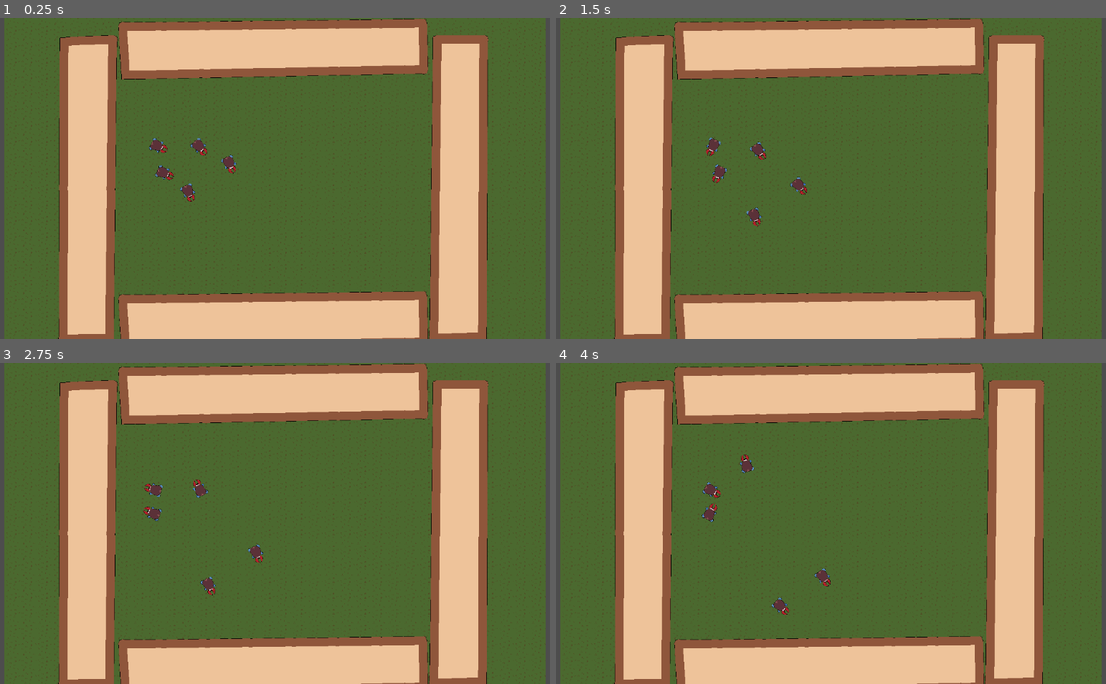
Above: before the commit, frames 1-4 (two rows, left to right).
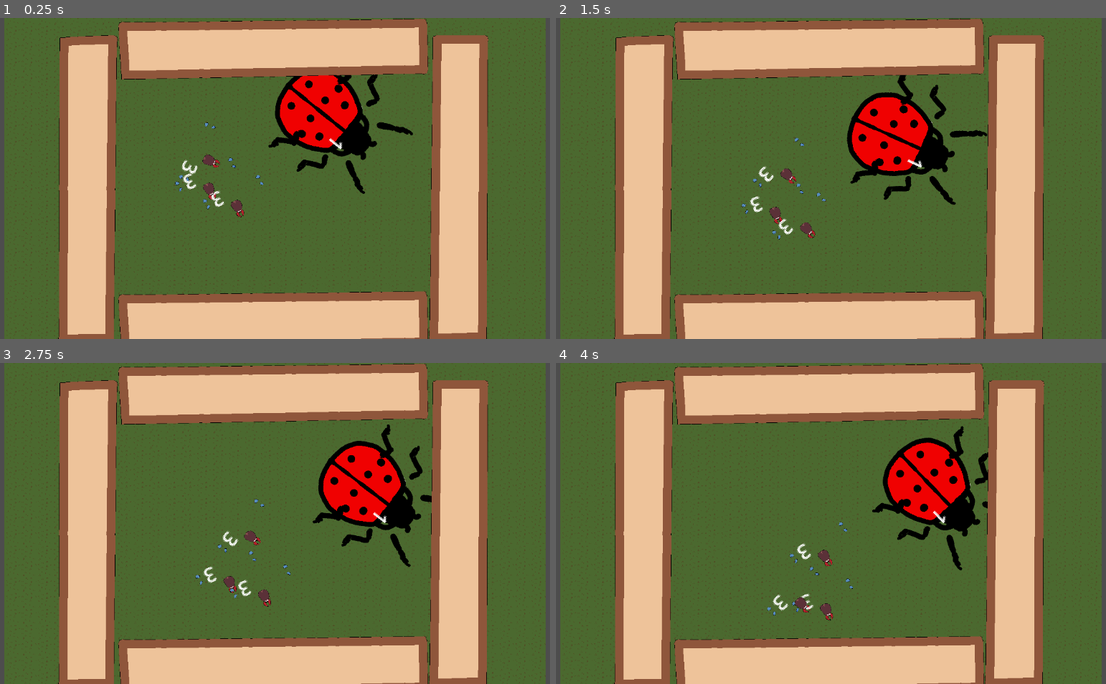
Above: after the commit, the same moments.

Repository: YewChian/BeetleArena
Game: Godot game, scene res://arena.tscn
The game is run twice, just before and just after one commit, with the same random seed, the same clock (stepped at 60 frames per second) and the same inputs. The project has no main scene, so this scene is started directly.
Inputs:
- Up to frame 1 (0.25 s): no input
- Up to frame 2 (1.5 s): no input
- Up to frame 3 (2.75 s): no input
- Up to frame 4 (4 s): no input

The runs differ from the first frame. In frame 1, 5.0% of the frame differs, in the area x 27-76%, y 17-63%; in frame 2, 5.2%, in the area x 27-79%, y 17-70%; in frame 3, 5.1%; in frame 4, 5.1%.

Commit message:
added ladybug and stag

Diff:
--- a/Bodies/Beetle.gd
+++ b/Bodies/Beetle.gd
@@ -1,4 +1,5 @@
 extends CharacterBody2D
+class_name Beetle
 
 enum {
 	Wander,
@@ -12,19 +13,34 @@
 var state
 var turn_rate
 var direction = Vector2(1,1)
+var is_invulnerable = false
 
 
 func _ready():
+	initialise_stats()
 	enter_state(Wander)
+
+
+func initialise_stats():
+	spd = 1
+	str = 1
+	end = 2
+
+	#spd = get_node("LeftLeg").get_children()[0].spd
+	#str = get_node("Mandibles").get_children()[0].str
+	#end = get_node("Carapace").get_children()[0].end
 
 
 # Called every frame. 'delta' is the elapsed time since the previous frame.
 func _physics_process(delta):
+	#for debugging
+	$End.text = str(end)
+	if end <= 0:
+		queue_free()
+	#########
 	match state:
 		Wander:
 			move_and_collide(direction * spd)
-			if $WallDetector.is_colliding() and state != Pivot:
-				enter_state(Pivot)
 
 		Pivot:
 			pass
@@ -68,3 +84,24 @@
 	match state:
 		Wander:
 			enter_state(Wander)
+
+
+func _on_wall_detector_body_entered(body):
+	if body.is_in_group("Wall"):
+		enter_state(Pivot)
+
+
+func hurtbox_area_entered(area):
+	var area_owner = area.get_parent().get_parent().get_parent()
+	print("area_owner: ", area_owner)
+	print("self: ", self)
+	if area_owner != self and is_invulnerable == false:
+		is_invulnerable = true
+		print("something entered the hurtbox")
+		end -= 1
+		$InvulnerableTimer.start()
+
+
+func _on_invulnerable_timer_timeout():
+	print("timed out")
+	is_invulnerable = false
--- a/Bodies/Beetle.tscn
+++ b/Bodies/Beetle.tscn
@@ -1,31 +1,45 @@
-[gd_scene load_steps=4 format=3 uid="uid://cpkc2rctcbg64"]
+[gd_scene load_steps=3 format=3 uid="uid://cpkc2rctcbg64"]
 
-[ext_resource type="Texture2D" uid="uid://cs8lva6k3e8jk" path="res://Assets/Fly.png" id="1_yhg6j"]
 [ext_resource type="Script" path="res://Bodies/Beetle.gd" id="1_yt4jj"]
 
-[sub_resource type="CapsuleShape2D" id="CapsuleShape2D_a2kle"]
-radius = 41.0
-height = 116.0
+[sub_resource type="CapsuleShape2D" id="CapsuleShape2D_qr2in"]
+radius = 47.0
+height = 94.0
 
 [node name="Beetle" type="CharacterBody2D"]
 collision_layer = 2
 collision_mask = 3
 script = ExtResource("1_yt4jj")
 
-[node name="Sprite2D" type="Sprite2D" parent="."]
-texture = ExtResource("1_yhg6j")
-
-[node name="CollisionShape2D" type="CollisionShape2D" parent="."]
-shape = SubResource("CapsuleShape2D_a2kle")
-
 [node name="Mandibles" type="Node2D" parent="."]
 
-[node name="Legs" type="Node2D" parent="."]
+[node name="Carapace" type="Node2D" parent="."]
+
+[node name="RightLeg" type="Node2D" parent="."]
+position = Vector2(97, 61)
+
+[node name="LeftLeg" type="Node2D" parent="."]
+position = Vector2(-116, 57)
 
 [node name="StateTimer" type="Timer" parent="."]
 
-[node name="WallDetector" type="RayCast2D" parent="."]
-rotation = 3.14159
-target_position = Vector2(0, 160)
+[node name="WallDetector" type="Area2D" parent="."]
+collision_layer = 8
+
+[node name="CollisionShape2D" type="CollisionShape2D" parent="WallDetector"]
+position = Vector2(0, -64)
+shape = SubResource("CapsuleShape2D_qr2in")
+
+[node name="InvulnerableTimer" type="Timer" parent="."]
+wait_time = 0.5
+
+[node name="End" type="Label" parent="."]
+offset_left = 38.0
+offset_top = 1.0
+offset_right = 78.0
+offset_bottom = 24.0
+scale = Vector2(5, 5)
 
 [connection signal="timeout" from="StateTimer" to="." method="_on_state_timer_timeout"]
+[connection signal="body_entered" from="WallDetector" to="." method="_on_wall_detector_body_entered"]
+[connection signal="timeout" from="InvulnerableTimer" to="." method="_on_invulnerable_timer_timeout"]
--- /dev/null
+++ b/Bodies/Fly.gd
@@ -0,0 +1,6 @@
+extends Beetle
+
+func initialise_stats():
+	str = 1
+	spd = 1
+	end = 3
--- /dev/null
+++ b/Bodies/LadyBug.tscn
@@ -0,0 +1,20 @@
+[gd_scene load_steps=6 format=3 uid="uid://teiess873lvn"]
+
+[ext_resource type="PackedScene" uid="uid://cpkc2rctcbg64" path="res://Bodies/Beetle.tscn" id="1_53c16"]
+[ext_resource type="PackedScene" uid="uid://cbah3vkpn4u2u" path="res://Mandibles/LadybugMandibles.tscn" id="2_mc1di"]
+[ext_resource type="PackedScene" uid="uid://dv0umde6eh74m" path="res://Carapace/LadybugCarapace.tscn" id="3_x82nc"]
+[ext_resource type="PackedScene" uid="uid://8ljyepidst4j" path="res://Legs/LadybugLegs/LadybugRightLeg.tscn" id="4_4anrh"]
+[ext_resource type="PackedScene" uid="uid://casu874iwsjf8" path="res://Legs/LadybugLegs/LadybugLeftLeg.tscn" id="5_ggjfv"]
+
+[node name="LadyBug" instance=ExtResource("1_53c16")]
+
+[node name="LadybugMandibles" parent="Mandibles" index="0" instance=ExtResource("2_mc1di")]
+script = null
+
+[node name="LadybugCarapace" parent="Carapace" index="0" instance=ExtResource("3_x82nc")]
+
+[node name="LadybugLegRight" parent="RightLeg" index="0" instance=ExtResource("4_4anrh")]
+script = null
+
+[node name="LadybugLegLeft" parent="LeftLeg" index="0" instance=ExtResource("5_ggjfv")]
+script = null
--- a/Bodies/fly.tscn
+++ b/Bodies/fly.tscn
@@ -1,17 +1,25 @@
-[gd_scene load_steps=4 format=3 uid="uid://b725jq0jx1wbu"]
+[gd_scene load_steps=7 format=3 uid="uid://b725jq0jx1wbu"]
 
 [ext_resource type="PackedScene" uid="uid://cpkc2rctcbg64" path="res://Bodies/Beetle.tscn" id="1_0xjm0"]
-[ext_resource type="PackedScene" uid="uid://fw0pny7rgwss" path="res://Legs/bear_paws.tscn" id="2_snmvf"]
+[ext_resource type="Script" path="res://Bodies/Fly.gd" id="2_0ra40"]
+[ext_resource type="PackedScene" uid="uid://fw0pny7rgwss" path="res://Legs/BearPaws/BearPawsRight.tscn" id="2_xpn6r"]
 [ext_resource type="PackedScene" uid="uid://bhgsphk3bsxcs" path="res://Mandibles/lobster.tscn" id="3_j2pjs"]
+[ext_resource type="PackedScene" uid="uid://cs5olsf8xcf86" path="res://Carapace/FlyCarapace.tscn" id="4_ab6iq"]
+[ext_resource type="PackedScene" uid="uid://cpj72i5p4ub0k" path="res://Legs/BearPaws/BearPawsLeft.tscn" id="4_y3rv0"]
 
 [node name="Fly" instance=ExtResource("1_0xjm0")]
+script = ExtResource("2_0ra40")
 
 [node name="Lobster" parent="Mandibles" index="0" instance=ExtResource("3_j2pjs")]
 z_index = -1
 collision_layer = 1
 collision_mask = 1
+script = null
 
-[node name="BearPaws" parent="Legs" index="0" instance=ExtResource("2_snmvf")]
-z_index = -1
-collision_layer = 1
-collision_mask = 1
+[node name="FlyCarapace" parent="Carapace" index="0" instance=ExtResource("4_ab6iq")]
+
+[node name="BearPawsRight" parent="RightLeg" index="0" instance=ExtResource("2_xpn6r")]
+script = null
+
+[node name="BearPawsLeft" parent="LeftLeg" index="0" instance=ExtResource("4_y3rv0")]
+script = null
--- /dev/null
+++ b/Carapace/Carapace.gd
@@ -0,0 +1,8 @@
+extends CharacterBody2D
+
+var end
+
+func _on_hurtbox_area_entered(area):
+	print("area entered")
+	var beetle_parent = get_parent().get_parent()
+	beetle_parent.hurtbox_area_entered(area)
--- /dev/null
+++ b/Carapace/Carapace.tscn
@@ -0,0 +1,20 @@
+[gd_scene load_steps=2 format=3 uid="uid://byvbd0l1bw2eh"]
+
+[ext_resource type="Script" path="res://Carapace/Carapace.gd" id="1_fqfp8"]
+
+[node name="Carapace" type="CharacterBody2D"]
+collision_layer = 2
+collision_mask = 3
+script = ExtResource("1_fqfp8")
+
+[node name="Sprite2D" type="Sprite2D" parent="."]
+
+[node name="Skeleton" type="CollisionShape2D" parent="."]
+
+[node name="Hurtbox" type="Area2D" parent="."]
+collision_layer = 32
+collision_mask = 16
+
+[node name="CollisionShape2D" type="CollisionShape2D" parent="Hurtbox"]
+
+[connection signal="area_entered" from="Hurtbox" to="." method="_on_hurtbox_area_entered"]
--- /dev/null
+++ b/Carapace/FlyCarapace.tscn
@@ -0,0 +1,23 @@
+[gd_scene load_steps=5 format=3 uid="uid://cs5olsf8xcf86"]
+
+[ext_resource type="PackedScene" uid="uid://byvbd0l1bw2eh" path="res://Carapace/Carapace.tscn" id="1_qs0aj"]
+[ext_resource type="Texture2D" uid="uid://cs8lva6k3e8jk" path="res://Assets/Carapace/FlyCarapace.png" id="2_qrmwu"]
+
+[sub_resource type="CapsuleShape2D" id="CapsuleShape2D_wlu5w"]
+radius = 19.0
+height = 52.0
+
+[sub_resource type="CapsuleShape2D" id="CapsuleShape2D_x7f18"]
+radius = 22.0
+height = 60.0
+
+[node name="FlyCarapace" instance=ExtResource("1_qs0aj")]
+
+[node name="Sprite2D" parent="." index="0"]
+texture = ExtResource("2_qrmwu")
+
+[node name="Skeleton" parent="." index="1"]
+shape = SubResource("CapsuleShape2D_wlu5w")
+
+[node name="CollisionShape2D" parent="Hurtbox" index="0"]
+shape = SubResource("CapsuleShape2D_x7f18")
--- /dev/null
+++ b/Carapace/LadybugCarapace.tscn
@@ -0,0 +1,25 @@
+[gd_scene load_steps=5 format=3 uid="uid://dv0umde6eh74m"]
+
+[ext_resource type="PackedScene" uid="uid://byvbd0l1bw2eh" path="res://Carapace/Carapace.tscn" id="1_7n172"]
+[ext_resource type="Texture2D" uid="uid://cu5ugsali8k5m" path="res://Assets/Carapace/LadybugCarapace.png" id="2_1s4wc"]
+
+[sub_resource type="CapsuleShape2D" id="CapsuleShape2D_as186"]
+radius = 164.0
+height = 340.0
+
+[sub_resource type="CapsuleShape2D" id="CapsuleShape2D_ngct8"]
+radius = 176.0
+height = 352.0
+
+[node name="LadybugCarapace" instance=ExtResource("1_7n172")]
+
+[node name="Sprite2D" parent="." index="0"]
+texture = ExtResource("2_1s4wc")
+
+[node name="Skeleton" parent="." index="1"]
+position = Vector2(0, 195)
+shape = SubResource("CapsuleShape2D_as186")
+
+[node name="CollisionShape2D" parent="Hurtbox" index="0"]
+position = Vector2(1, 204)
+shape = SubResource("CapsuleShape2D_ngct8")
--- /dev/null
+++ b/Carapace/StagBeetleCarapace.tscn
@@ -0,0 +1,25 @@
+[gd_scene load_steps=5 format=3 uid="uid://cl7k5wo62q8t0"]
+
+[ext_resource type="PackedScene" uid="uid://byvbd0l1bw2eh" path="res://Carapace/Carapace.tscn" id="1_rg8br"]
+[ext_resource type="Texture2D" uid="uid://d25ycyml24o0m" path="res://Assets/Carapace/StagBeetleCarapace.png" id="2_kgkel"]
+
+[sub_resource type="CapsuleShape2D" id="CapsuleShape2D_0x5lj"]
+radius = 117.0
+height = 454.0
+
+[sub_resource type="CapsuleShape2D" id="CapsuleShape2D_8ads6"]
+radius = 131.0
+height = 486.0
+
+[node name="StagBeetleCarapace" instance=ExtResource("1_rg8br")]
+
+[node name="Sprite2D" parent="." index="0"]
+texture = ExtResource("2_kgkel")
+
+[node name="Skeleton" parent="." index="1"]
+position = Vector2(0, 134)
+shape = SubResource("CapsuleShape2D_0x5lj")
+
+[node name="CollisionShape2D" parent="Hurtbox" index="0"]
+position = Vector2(0, 136)
+shape = SubResource("CapsuleShape2D_8ads6")
--- /dev/null
+++ b/Legs/BearPaws/BearPawsLeft.tscn
@@ -0,0 +1,11 @@
+[gd_scene load_steps=3 format=3 uid="uid://cpj72i5p4ub0k"]
+
+[ext_resource type="PackedScene" uid="uid://uh1pv58hcx8s" path="res://Legs/LeftLeg.tscn" id="1_mglpb"]
+[ext_resource type="Texture2D" uid="uid://88bfo4ycjsbs" path="res://Assets/Legs/BearPaws.png" id="2_tbr3i"]
+
+[node name="BearPawsLeft" instance=ExtResource("1_mglpb")]
+
+[node name="Sprite2D" parent="." index="0"]
+position = Vector2(-26, -3)
+texture = ExtResource("2_tbr3i")
+hframes = 2
--- /dev/null
+++ b/Legs/BearPaws/BearPawsRight.tscn
@@ -0,0 +1,12 @@
+[gd_scene load_steps=3 format=3 uid="uid://fw0pny7rgwss"]
+
+[ext_resource type="PackedScene" uid="uid://uh1pv58hcx8s" path="res://Legs/LeftLeg.tscn" id="1_hdxb4"]
+[ext_resource type="Texture2D" uid="uid://88bfo4ycjsbs" path="res://Assets/Legs/BearPaws.png" id="2_oxid5"]
+
+[node name="BearPawsRight" instance=ExtResource("1_hdxb4")]
+
+[node name="Sprite2D" parent="." index="0"]
+position = Vector2(25, -4)
+texture = ExtResource("2_oxid5")
+hframes = 2
+frame = 1
--- /dev/null
+++ b/Legs/LadybugLegs/LadybugLeftLeg.tscn
@@ -0,0 +1,11 @@
+[gd_scene load_steps=3 format=3 uid="uid://casu874iwsjf8"]
+
+[ext_resource type="PackedScene" uid="uid://uh1pv58hcx8s" path="res://Legs/LeftLeg.tscn" id="1_eonsr"]
+[ext_resource type="Texture2D" uid="uid://whq1o6wafg26" path="res://Assets/Legs/LadybugLegs.png" id="2_pghkv"]
+
+[node name="LadybugLegLeft" instance=ExtResource("1_eonsr")]
+
+[node name="Sprite2D" parent="." index="0"]
+position = Vector2(-135, -138)
+texture = ExtResource("2_pghkv")
+hframes = 2
--- /dev/null
+++ b/Legs/LadybugLegs/LadybugRightLeg.tscn
@@ -0,0 +1,12 @@
+[gd_scene load_steps=3 format=3 uid="uid://8ljyepidst4j"]
+
+[ext_resource type="PackedScene" uid="uid://uh1pv58hcx8s" path="res://Legs/LeftLeg.tscn" id="1_6d6du"]
+[ext_resource type="Texture2D" uid="uid://whq1o6wafg26" path="res://Assets/Legs/LadybugLegs.png" id="2_c2ayf"]
+
+[node name="LadybugLegRight" instance=ExtResource("1_6d6du")]
+
+[node name="Sprite2D" parent="." index="0"]
+position = Vector2(138, -141)
+texture = ExtResource("2_c2ayf")
+hframes = 2
+frame = 1
--- /dev/null
+++ b/Legs/LeftLeg.gd
@@ -0,0 +1,3 @@
+extends Area2D
+
+var spd = 1
--- /dev/null
+++ b/Legs/LeftLeg.tscn
@@ -0,0 +1,12 @@
+[gd_scene load_steps=2 format=3 uid="uid://uh1pv58hcx8s"]
+
+[ext_resource type="Script" path="res://Legs/LeftLeg.gd" id="1_0tgmg"]
+
+[node name="LeftLeg" type="Area2D"]
+collision_layer = 0
+collision_mask = 0
+script = ExtResource("1_0tgmg")
+
+[node name="Sprite2D" type="Sprite2D" parent="."]
+
+[node name="CollisionShape2D" type="CollisionShape2D" parent="."]
--- a/Legs/legs.tscn
+++ b/Legs/RightLeg.tscn
@@ -1,6 +1,6 @@
-[gd_scene format=3 uid="uid://uh1pv58hcx8s"]
+[gd_scene format=3 uid="uid://c3apk1w5os81o"]
 
-[node name="Legs" type="Area2D"]
+[node name="RightLeg" type="Area2D"]
 collision_layer = 0
 collision_mask = 0
 
--- /dev/null
+++ b/Legs/StagBeetleLegs/StagBeetleLeftLeg.tscn
@@ -0,0 +1,11 @@
+[gd_scene load_steps=3 format=3 uid="uid://b5akp8ch011e3"]
+
+[ext_resource type="PackedScene" uid="uid://uh1pv58hcx8s" path="res://Legs/LeftLeg.tscn" id="1_g3y8p"]
+[ext_resource type="Texture2D" uid="uid://6d1n3v5dldhq" path="res://Assets/Legs/StagBeetleLegs.png" id="2_k40fx"]
+
+[node name="StagBeetleLeftLeg" instance=ExtResource("1_g3y8p")]
+
+[node name="Sprite2D" parent="." index="0"]
+position = Vector2(-149, -67)
+texture = ExtResource("2_k40fx")
+hframes = 2
--- /dev/null
+++ b/Legs/StagBeetleLegs/StagBeetleRightLeg.tscn
@@ -0,0 +1,12 @@
+[gd_scene load_steps=3 format=3 uid="uid://03jx71jb2mtw"]
+
+[ext_resource type="PackedScene" uid="uid://uh1pv58hcx8s" path="res://Legs/LeftLeg.tscn" id="1_5twaa"]
+[ext_resource type="Texture2D" uid="uid://6d1n3v5dldhq" path="res://Assets/Legs/StagBeetleLegs.png" id="2_sdn1o"]
+
+[node name="StagBeetleRightLeg" instance=ExtResource("1_5twaa")]
+
+[node name="Sprite2D" parent="." index="0"]
+position = Vector2(169, -71)
+texture = ExtResource("2_sdn1o")
+hframes = 2
+frame = 1
--- a/Legs/bear_paws.tscn
+++ /dev/null
@@ -1,9 +0,0 @@
-[gd_scene load_steps=3 format=3 uid="uid://fw0pny7rgwss"]
-
-[ext_resource type="PackedScene" uid="uid://uh1pv58hcx8s" path="res://Legs/legs.tscn" id="1_7himm"]
-[ext_resource type="Texture2D" uid="uid://88bfo4ycjsbs" path="res://Assets/Legs/BearPaws.png" id="2_5oabl"]
-
-[node name="BearPaws" instance=ExtResource("1_7himm")]
-
-[node name="Sprite2D" parent="." index="0"]
-texture = ExtResource("2_5oabl")
--- /dev/null
+++ b/Mandibles/LadybugMandibles.tscn
@@ -0,0 +1,23 @@
+[gd_scene load_steps=5 format=3 uid="uid://cbah3vkpn4u2u"]
+
+[ext_resource type="PackedScene" uid="uid://bgu3cevlf6dej" path="res://Mandibles/mandible.tscn" id="1_dlk2q"]
+[ext_resource type="Texture2D" uid="uid://btsqqnpm0rwfs" path="res://Assets/Mandibles/LadybugMandible.png" id="2_bhawo"]
+
+[sub_resource type="CapsuleShape2D" id="CapsuleShape2D_0yyn6"]
+radius = 61.0
+height = 122.0
+
+[sub_resource type="CapsuleShape2D" id="CapsuleShape2D_863ln"]
+radius = 65.0
+height = 164.0
+
+[node name="LadybugMandibles" instance=ExtResource("1_dlk2q")]
+
+[node name="Sprite2D" parent="." index="0"]
+texture = ExtResource("2_bhawo")
+
+[node name="Skeleton" parent="." index="1"]
+shape = SubResource("CapsuleShape2D_0yyn6")
+
+[node name="CollisionShape2D" parent="Hitbox" index="0"]
+shape = SubResource("CapsuleShape2D_863ln")
--- /dev/null
+++ b/Mandibles/StagBeetleMandible.tscn
@@ -0,0 +1,25 @@
+[gd_scene load_steps=5 format=3 uid="uid://cly0g404spggv"]
+
+[ext_resource type="PackedScene" uid="uid://bgu3cevlf6dej" path="res://Mandibles/mandible.tscn" id="1_radw3"]
+[ext_resource type="Texture2D" uid="uid://ufpu358dfw2v" path="res://Assets/Mandibles/StagBeetleMandible.png" id="2_j5if8"]
+
+[sub_resource type="CapsuleShape2D" id="CapsuleShape2D_nu4ug"]
+radius = 131.0
+height = 324.0
+
+[sub_resource type="CapsuleShape2D" id="CapsuleShape2D_a5sjg"]
+radius = 148.0
+height = 332.0
+
+[node name="StagBeetleMandible" instance=ExtResource("1_radw3")]
+
+[node name="Sprite2D" parent="." index="0"]
+texture = ExtResource("2_j5if8")
+
+[node name="Skeleton" parent="." index="1"]
+position = Vector2(0, -254)
+shape = SubResource("CapsuleShape2D_nu4ug")
+
+[node name="CollisionShape2D" parent="Hitbox" index="0"]
+position = Vector2(0, -286)
+shape = SubResource("CapsuleShape2D_a5sjg")
--- a/Mandibles/lobster.tscn
+++ b/Mandibles/lobster.tscn
@@ -1,9 +1,30 @@
-[gd_scene load_steps=3 format=3 uid="uid://bhgsphk3bsxcs"]
+[gd_scene load_steps=5 format=3 uid="uid://bhgsphk3bsxcs"]
 
 [ext_resource type="PackedScene" uid="uid://bgu3cevlf6dej" path="res://Mandibles/mandible.tscn" id="1_cb1at"]
 [ext_resource type="Texture2D" uid="uid://7s3qjs2e2uge" path="res://Assets/Mandibles/Lobster.png" id="2_86auq"]
 
+[sub_resource type="CapsuleShape2D" id="CapsuleShape2D_ekuho"]
+radius = 12.0
+height = 26.0
+
+[sub_resource type="CapsuleShape2D" id="CapsuleShape2D_jeffn"]
+radius = 16.0
+height = 34.0
+
 [node name="Lobster" instance=ExtResource("1_cb1at")]
+collision_mask = 7
 
 [node name="Sprite2D" parent="." index="0"]
 texture = ExtResource("2_86auq")
+
+[node name="Skeleton" parent="." index="1"]
+position = Vector2(0, -30)
+shape = SubResource("CapsuleShape2D_ekuho")
+
+[node name="Hitbox" parent="." index="2"]
+collision_layer = 16
+collision_mask = 32
+
+[node name="CollisionShape2D" parent="Hitbox" index="0"]
+position = Vector2(0, -30)
+shape = SubResource("CapsuleShape2D_jeffn")
--- /dev/null
+++ b/Mandibles/mandible.gd
@@ -0,0 +1,3 @@
+extends Area2D
+
+var str = 1
--- a/Mandibles/mandible.tscn
+++ b/Mandibles/mandible.tscn
@@ -1,9 +1,16 @@
-[gd_scene format=3 uid="uid://bgu3cevlf6dej"]
+[gd_scene load_steps=2 format=3 uid="uid://bgu3cevlf6dej"]
+
+[ext_resource type="Script" path="res://Mandibles/mandible.gd" id="1_dm2dj"]
 
 [node name="Mandible" type="Area2D"]
-collision_layer = 4
-collision_mask = 2
+collision_layer = 16
+collision_mask = 32
+script = ExtResource("1_dm2dj")
 
 [node name="Sprite2D" type="Sprite2D" parent="."]
 
-[node name="CollisionShape2D" type="CollisionShape2D" parent="."]
+[node name="Skeleton" type="CollisionShape2D" parent="."]
+
+[node name="Hitbox" type="Area2D" parent="."]
+
+[node name="CollisionShape2D" type="CollisionShape2D" parent="Hitbox"]
--- /dev/null
+++ b/StagBeetle.tscn
@@ -0,0 +1,17 @@
+[gd_scene load_steps=6 format=3 uid="uid://bpughwrnvnx0i"]
+
+[ext_resource type="PackedScene" uid="uid://cpkc2rctcbg64" path="res://Bodies/Beetle.tscn" id="1_tiqrj"]
+[ext_resource type="PackedScene" uid="uid://cly0g404spggv" path="res://Mandibles/StagBeetleMandible.tscn" id="2_06q4h"]
+[ext_resource type="PackedScene" uid="uid://cl7k5wo62q8t0" path="res://Carapace/StagBeetleCarapace.tscn" id="3_0ggy4"]
+[ext_resource type="PackedScene" uid="uid://03jx71jb2mtw" path="res://Legs/StagBeetleLegs/StagBeetleRightLeg.tscn" id="4_bs8ox"]
+[ext_resource type="PackedScene" uid="uid://b5akp8ch011e3" path="res://Legs/StagBeetleLegs/StagBeetleLeftLeg.tscn" id="5_ewhyk"]
+
+[node name="StagBeetle" instance=ExtResource("1_tiqrj")]
+
+[node name="StagBeetleMandible" parent="Mandibles" index="0" instance=ExtResource("2_06q4h")]
+
+[node name="StagBeetleCarapace" parent="Carapace" index="0" instance=ExtResource("3_0ggy4")]
+
+[node name="StagBeetleRightLeg" parent="RightLeg" index="0" instance=ExtResource("4_bs8ox")]
+
+[node name="StagBeetleLeftLeg" parent="LeftLeg" index="0" instance=ExtResource("5_ewhyk")]
--- a/Terrain/long_boulder.tscn
+++ b/Terrain/long_boulder.tscn
@@ -5,7 +5,7 @@
 [sub_resource type="RectangleShape2D" id="RectangleShape2D_eiajh"]
 size = Vector2(241, 1231)
 
-[node name="LongBoulder" type="StaticBody2D"]
+[node name="LongBoulder" type="StaticBody2D" groups=["Wall"]]
 
 [node name="CollisionShape2D" type="CollisionShape2D" parent="."]
 position = Vector2(-38.5, 1.5)
--- a/arena.tscn
+++ b/arena.tscn
@@ -1,8 +1,9 @@
-[gd_scene load_steps=6 format=3 uid="uid://cfnftv27jsqvd"]
+[gd_scene load_steps=7 format=3 uid="uid://cfnftv27jsqvd"]
 
 [ext_resource type="Texture2D" uid="uid://dmhkp04s8brij" path="res://Assets/Terrain/Grass.png" id="1_aqr5j"]
 [ext_resource type="PackedScene" uid="uid://b725jq0jx1wbu" path="res://Bodies/fly.tscn" id="1_gtpdt"]
 [ext_resource type="PackedScene" uid="uid://cca64o2sft86e" path="res://Terrain/long_boulder.tscn" id="2_pqjv4"]
+[ext_resource type="PackedScene" uid="uid://teiess873lvn" path="res://Bodies/LadyBug.tscn" id="3_36j7u"]
 
 [sub_resource type="TileSetAtlasSource" id="TileSetAtlasSource_kr5tx"]
 texture = ExtResource("1_aqr5j")
@@ -22,7 +23,7 @@
 layer_0/tile_data = PackedInt32Array(-655374, 0, 0, -589838, 0, 0, -524302, 0, 0, -458766, 0, 0, -393230, 0, 0, -327694 …(13464 unchanged characters)…
 
 [node name="Fly" parent="." instance=ExtResource("1_gtpdt")]
-position = Vector2(-282, -82)
+position = Vector2(-160, 94)
 collision_layer = 1
 collision_mask = 1
 
@@ -32,19 +33,12 @@
 collision_mask = 1
 
 [node name="Fly3" parent="." instance=ExtResource("1_gtpdt")]
-position = Vector2(-282, -82)
+position = Vector2(-272, 24)
 collision_layer = 1
 collision_mask = 1
 
-[node name="Fly4" parent="." instance=ExtResource("1_gtpdt")]
-position = Vector2(-282, -82)
-collision_layer = 1
-collision_mask = 1
-
-[node name="Fly5" parent="." instance=ExtResource("1_gtpdt")]
-position = Vector2(-282, -82)
-collision_layer = 1
-collision_mask = 1
+[node name="LadyBug" parent="." instance=ExtResource("3_36j7u")]
+position = Vector2(314, -164)
 
 [node name="Terrain" type="Node2D" parent="."]
 
--- a/project.godot
+++ b/project.godot
@@ -18,7 +18,10 @@
 
 2d_physics/layer_1="Wall"
 2d_physics/layer_2="BeetleBody"
-2d_physics/layer_3="BeetleHead"
+2d_physics/layer_3="Mandible"
+2d_physics/layer_4="WallDetector"
+2d_physics/layer_5="Hitbox"
+2d_physics/layer_6="Hurtbox"
 
 [rendering]
 
Renamed: Assets/Fly.png -> Assets/Carapace/FlyCarapace.png
Not shown, added: Assets/Carapace/FlyCarapace.png.import
Binary file added: Assets/Carapace/LadybugCarapace.png
Not shown, added: Assets/Carapace/LadybugCarapace.png.import
Binary file added: Assets/Carapace/StagBeetleCarapace.png
Not shown, added: Assets/Carapace/StagBeetleCarapace.png.import
Binary file added: Assets/Legs/LadybugLegs.png
Not shown, added: Assets/Legs/LadybugLegs.png.import
Binary file added: Assets/Legs/StagBeetleLegs.png
Not shown, changed: Assets/Legs/StagBeetleLegs.png.import
Binary file added: Assets/Mandibles/LadybugMandible.png
Not shown, added: Assets/Mandibles/LadybugMandible.png.import
(and 2 more such lines)
